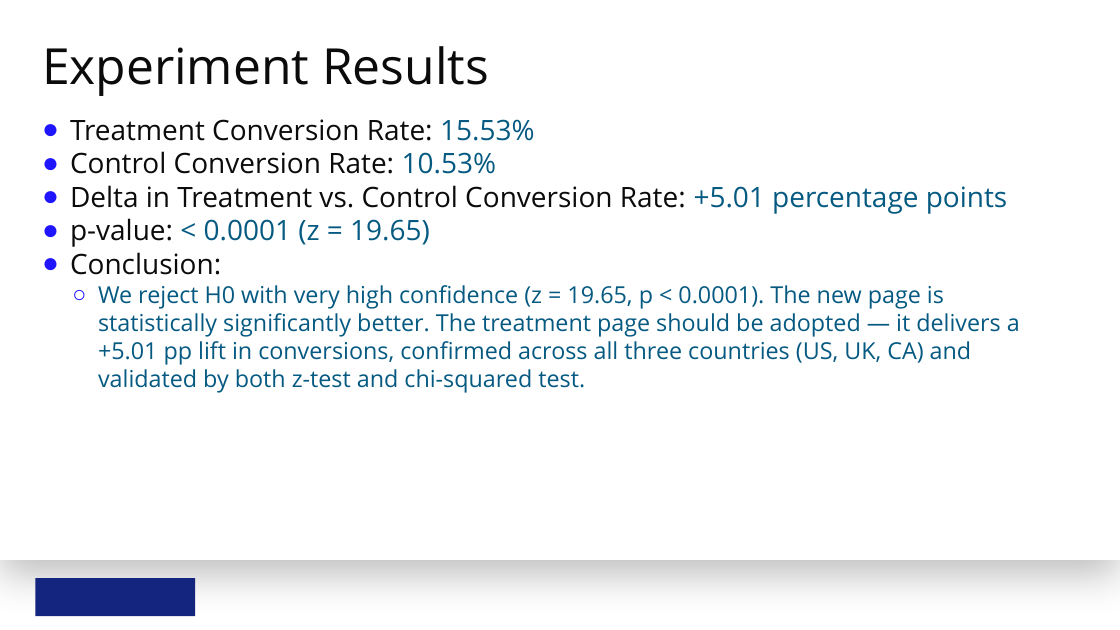
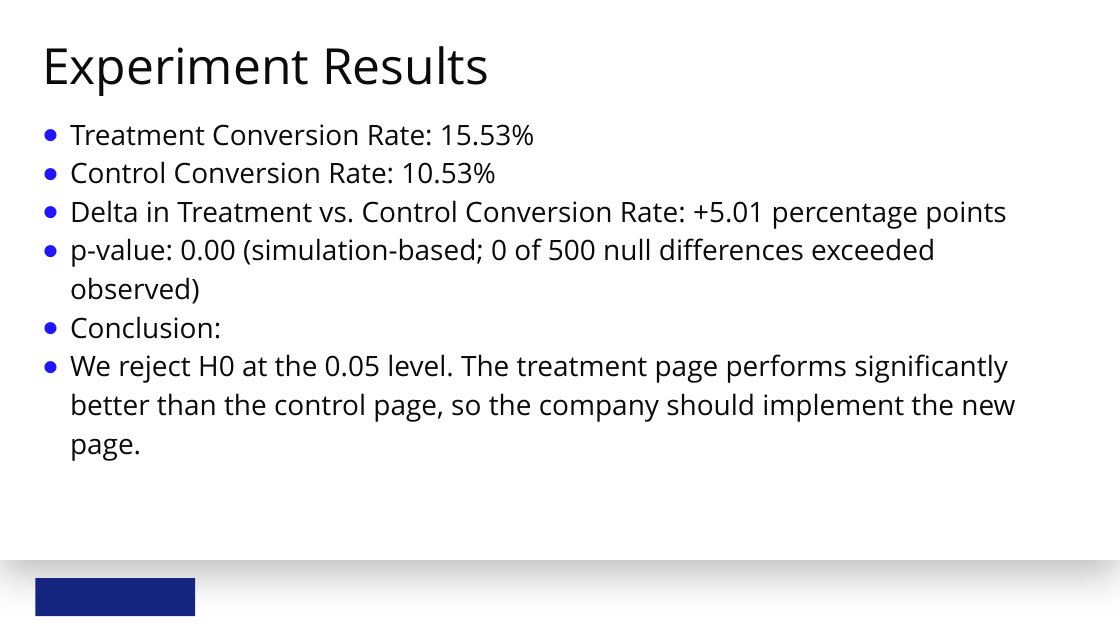
Before and after one commit to Vegetam/Udacity-AB-Test, a slide deck: slide 5 of presentation/AB_Test_Results.pptx. Drawn at 1120x630 pixels with LibreOffice and Linux fonts; fonts in the diff are those of the drawing; background and template pictures are left out. Boxes give left, top, right and bottom in pixels: in the first picture for what was removed or moved away, otherwise in the second. Text is boxed around its words. In the diff, an @@ line names an element or a change of style, - is before the commit and + after.

```diff
--- a/presentation/AB_Test_Results.pptx
+++ b/presentation/AB_Test_Results.pptx
@@ text at (70, 124, 1007, 339): text colour #065A82 to #0B0B0B in "15.53%", "10.53%", "+5.01 percentage points"; line spacing 1 to 1.15 @@
@@ text at (70, 238, 935, 304): text changed; text colour #065A82 to #0B0B0B @@
-● p-value: < 0.0001 (z = 19.65)
+● p-value: 0.00 (simulation-based; 0 of 500 null differences exceeded observed)
@@ text at (70, 354, 1015, 461): text changed; size 30 to 36 pt; text colour #065A82 to #0B0B0B @@
-  ○ We reject H0 with very high confidence (z = 19.65, p < 0.0001). The new page is statistically significantly better. The treatment page should be adopted — it delivers a +5.01 pp lift in conversions, confirmed across all three countries (US, UK, CA) and validated by both z-test and chi-squared test.
+● We reject H0 at the 0.05 level. The treatment page performs significantly better than the control page, so the company should implement the new page.
```
Also in this commit, not shown: 3 other slides changed, 3 other files.
